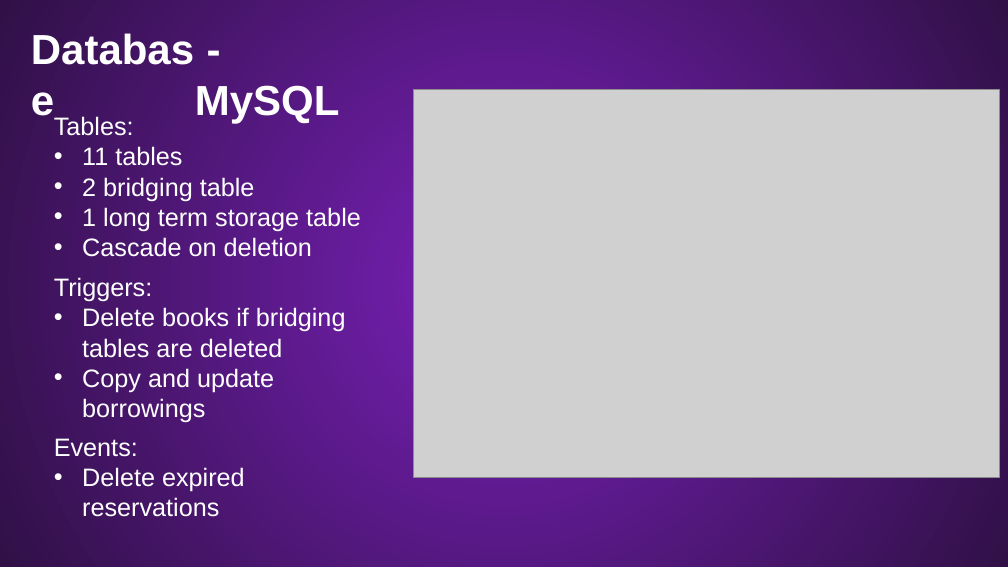
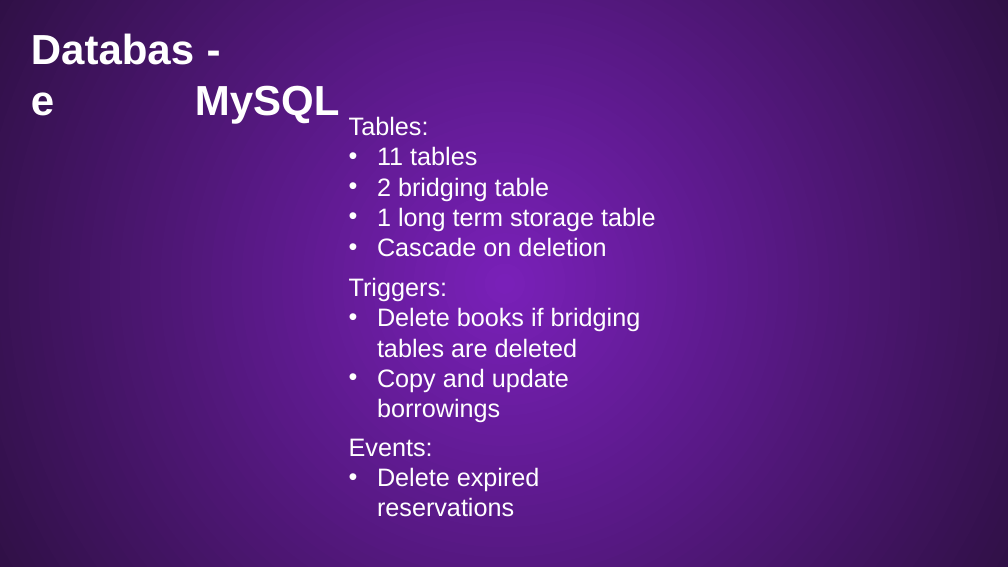
Before and after one commit to Palacsinta002/LMS, a slide deck: slide 12 of Presentation/LMS Presentation.pptx. Drawn at 1008x567 pixels with LibreOffice and Linux fonts; fonts in the diff are those of the drawing; grey boxes stand for pictures; background and template pictures are left out. Boxes give left, top, right and bottom in pixels: in the first picture for what was removed or moved away, otherwise in the second. Text is boxed around its words. In the diff, an @@ line names an element or a change of style, - is before the commit and + after.

```diff
--- a/Presentation/LMS Presentation.pptx
+++ b/Presentation/LMS Presentation.pptx
@@ picture removed at box(413, 90, 999, 477) @@
@@ 3 texts: place and size @@
-3 texts at box(54, 116, 361, 517)
+3 texts at box(349, 116, 656, 517)
```
Also in this commit, not shown: 1 slide removed, 1 other file.
